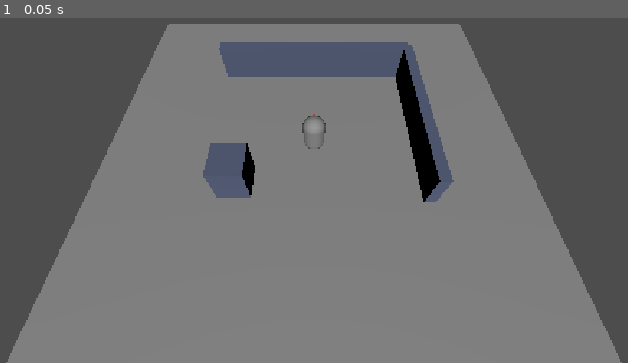
Above: before the commit, frame 1.
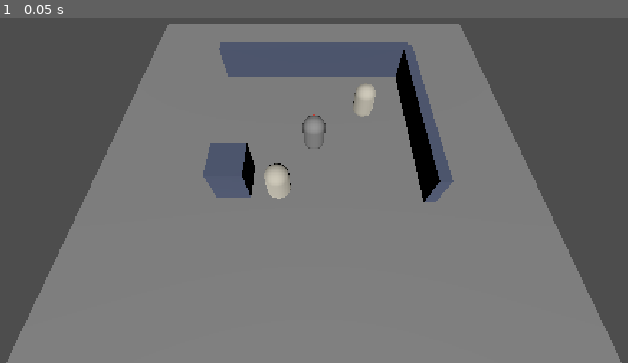
Above: after the commit, the same moment.

Repository: Tiago195/mbr
Game: Godot game, scene res://scenes/main.tscn
Two runs of this game, one before a commit and one after it. Both use one fixed random seed, a clock stepped at 60 frames per second and the inputs below.
Inputs:
- Up to frame 1 (0.05 s): no input

The runs differ from the first frame. In frame 1, 0.6% of the frame differs, in the area x 42-60%, y 19-53%.

Commit message:
Fase 2.3: vida, ataque básico e boneco de treino
Health fecha o motor de combate em core/ — é onde o resultado calculado
vira estado. O clamp em zero mora aqui e não no cálculo, para que
Damage continue devolvendo vida negativa e o sobrekill siga mensurável.

Combatant é componente, não classe base: o jogador é CharacterBody3D e o
boneco é StaticBody3D, e herança forçaria os dois a compartilhar um tipo
de corpo que não têm. Composição também é o que vai permitir dar combate
a mob, torre ou barril sem tocar em hierarquia.

Botão direito passa a decidir pelo que está sob o cursor: inimigo ataca,
chão anda — completando o mapeamento da decisão 7. A mira de ataque faz
raycast de física contra a camada 2; o movimento continua usando plano
matemático, que é mais barato e não depende de colisor no chão.

Corrige uma falha do arnês de teste: teste que estourava em tempo de
execução era contado como sucesso e a suíte saía com código 0. Agora
teste sem nenhuma asserção conta como falha. O estouro depois da primeira
asserção ainda escapa — documentado, com SCRIPT ERROR no console como
segunda linha de defesa.

Fases 1.2 e 1.3 validadas e marcadas como concluídas.

Co-Authored-By: Claude Opus 5 <noreply@anthropic.com>

Diff:
--- a/scenes/main.tscn
+++ b/scenes/main.tscn
@@ -1,7 +1,9 @@
-[gd_scene load_steps=16 format=3]
+[gd_scene load_steps=18 format=3]
 
 [ext_resource type="Script" path="res://scripts/gameplay/player.gd" id="1_player"]
 [ext_resource type="Script" path="res://scripts/gameplay/camera_rig.gd" id="2_camera"]
+[ext_resource type="Script" path="res://scripts/gameplay/combatant.gd" id="3_combatant"]
+[ext_resource type="PackedScene" path="res://scenes/training_dummy.tscn" id="4_dummy"]
 
 [sub_resource type="PlaneMesh" id="PlaneMesh_ground"]
 size = Vector2(20, 20)
@@ -83,6 +85,8 @@
 
 [node name="Player" type="CharacterBody3D" parent="."]
 transform = Transform3D(1, 0, 0, 0, 1, 0, 0, 0, 1, 0, 1, 0)
+collision_layer = 2
+collision_mask = 3
 script = ExtResource("1_player")
 
 [node name="MeshInstance3D" type="MeshInstance3D" parent="Player"]
@@ -96,6 +100,22 @@
 material_override = SubResource("StandardMaterial3D_front")
 mesh = SubResource("BoxMesh_front")
 
+[node name="Combatant" type="Node" parent="Player"]
+script = ExtResource("3_combatant")
+team = 0
+max_health = 600.0
+attack_damage = 60.0
+armor = 30.0
+attack_speed = 1.5
+attack_range = 2.5
+crit_chance = 0.25
+
+[node name="DummyNear" parent="." instance=ExtResource("4_dummy")]
+transform = Transform3D(1, 0, 0, 0, 1, 0, 0, 0, 1, 2.5, 1, -2)
+
+[node name="DummyFar" parent="." instance=ExtResource("4_dummy")]
+transform = Transform3D(1, 0, 0, 0, 1, 0, 0, 0, 1, -1.5, 1, 2.5)
+
 [node name="Camera3D" type="Camera3D" parent="."]
 transform = Transform3D(1, 0, 0, 0, 0.57357645, 0.81915206, 0, -0.81915206, 0.57357645, 0, 12, 8)
 script = ExtResource("2_camera")
--- /dev/null
+++ b/scenes/training_dummy.tscn
@@ -0,0 +1,30 @@
+[gd_scene load_steps=6 format=3]
+
+[ext_resource type="Script" path="res://scripts/gameplay/training_dummy.gd" id="1_dummy"]
+[ext_resource type="Script" path="res://scripts/gameplay/combatant.gd" id="2_combatant"]
+
+[sub_resource type="CapsuleMesh" id="CapsuleMesh_dummy"]
+
+[sub_resource type="CapsuleShape3D" id="CapsuleShape3D_dummy"]
+
+[sub_resource type="StandardMaterial3D" id="StandardMaterial3D_dummy"]
+albedo_color = Color(0.8, 0.78, 0.72, 1)
+
+[node name="TrainingDummy" type="StaticBody3D"]
+collision_layer = 2
+collision_mask = 1
+script = ExtResource("1_dummy")
+
+[node name="MeshInstance3D" type="MeshInstance3D" parent="."]
+material_override = SubResource("StandardMaterial3D_dummy")
+mesh = SubResource("CapsuleMesh_dummy")
+
+[node name="CollisionShape3D" type="CollisionShape3D" parent="."]
+shape = SubResource("CapsuleShape3D_dummy")
+
+[node name="Combatant" type="Node" parent="."]
+script = ExtResource("2_combatant")
+team = 1
+max_health = 300.0
+attack_damage = 0.0
+armor = 20.0
--- /dev/null
+++ b/scripts/core/combat/health.gd
@@ -0,0 +1,72 @@
+class_name Health
+extends RefCounted
+
+## Vida e escudo de um combatente — Fase 2.3.
+##
+## Continua em `core/`: emite sinal, não desenha. Quem observa decide o que
+## fazer na tela. Estende RefCounted, então roda em teste e no servidor
+## headless.
+##
+## `Damage.resolve()` calcula sem alterar nada; é aqui que o resultado vira
+## estado. A separação existe para o servidor poder resolver, validar e só
+## então aplicar.
+
+signal changed(current: float, maximum: float)
+signal died()
+
+var current: float = 0.0
+var shield: float = 0.0
+
+var _stats: Stats
+
+func _init(stats: Stats) -> void:
+	_stats = stats
+	current = maximum()
+
+func maximum() -> float:
+	return _stats.get_value(Stat.Id.MAX_HEALTH)
+
+func is_alive() -> bool:
+	return current > 0.0
+
+## 0.0 a 1.0. Serve para barra de vida e para IA decidir recuar.
+func fraction() -> float:
+	var max_value: float = maximum()
+	if max_value <= 0.0:
+		return 0.0
+	return clampf(current / max_value, 0.0, 1.0)
+
+## Aplica um resultado de dano já calculado.
+##
+## O clamp em zero mora aqui, não no cálculo: `Damage` devolve vida negativa
+## de propósito, para que sobrekill continue mensurável (útil para log de
+## combate e para efeitos de execução).
+func apply(result: DamageResult) -> void:
+	var was_alive: bool = is_alive()
+	shield = maxf(result.shield_after, 0.0)
+	current = maxf(result.health_after, 0.0)
+	changed.emit(current, maximum())
+	if was_alive and not is_alive():
+		died.emit()
+
+func heal(amount: float) -> float:
+	if amount <= 0.0 or not is_alive():
+		return 0.0
+	var before: float = current
+	current = minf(current + amount, maximum())
+	var healed: float = current - before
+	if healed > 0.0:
+		changed.emit(current, maximum())
+	return healed
+
+func add_shield(amount: float) -> void:
+	if amount <= 0.0:
+		return
+	shield += amount
+	changed.emit(current, maximum())
+
+## Devolve ao estado inicial. Usado pelo boneco de treino ao renascer.
+func reset() -> void:
+	current = maximum()
+	shield = 0.0
+	changed.emit(current, maximum())
--- /dev/null
+++ b/scripts/gameplay/combatant.gd
@@ -0,0 +1,120 @@
+class_name Combatant
+extends Node
+
+## Componente que dá atributos, vida e combate a um corpo — Fase 2.3.
+##
+## É um Node solto, filho do corpo, e não uma classe base: o jogador é
+## `CharacterBody3D` e o boneco de treino é `StaticBody3D`. Herança forçaria
+## os dois a compartilhar um tipo de corpo que não têm em comum. Composição
+## resolve, e é o que vai permitir dar combate a mob, torre ou barril.
+##
+## A lógica de verdade mora em `core/`; este nó só a conecta à árvore de cena.
+
+signal damaged(result: DamageResult)
+signal died()
+
+## Times diferentes são inimigos. 0 = jogador, 1 = hostil.
+@export var team: int = 0
+
+@export_group("Atributos base")
+@export var max_health: float = 600.0
+@export var attack_damage: float = 60.0
+@export var armor: float = 30.0
+@export var magic_resist: float = 30.0
+## Ataques por segundo.
+@export var attack_speed: float = 1.0
+## Distância máxima do ataque básico, em metros.
+@export var attack_range: float = 2.5
+@export_range(0.0, 1.0) var crit_chance: float = 0.0
+@export_range(0.0, 1.0) var lifesteal: float = 0.0
+
+var stats: Stats
+var health: Health
+
+func _ready() -> void:
+	stats = Stats.new()
+	stats.set_bases({
+		Stat.Id.MAX_HEALTH: max_health,
+		Stat.Id.ATTACK_DAMAGE: attack_damage,
+		Stat.Id.ARMOR: armor,
+		Stat.Id.MAGIC_RESIST: magic_resist,
+		Stat.Id.ATTACK_SPEED: attack_speed,
+		Stat.Id.ATTACK_RANGE: attack_range,
+		Stat.Id.CRIT_CHANCE: crit_chance,
+		Stat.Id.LIFESTEAL: lifesteal,
+	})
+	health = Health.new(stats)
+	health.died.connect(_on_died)
+
+## O corpo ao qual este componente está preso. É de onde sai a posição.
+func body() -> Node3D:
+	return get_parent() as Node3D
+
+func is_alive() -> bool:
+	return health != null and health.is_alive()
+
+func is_hostile_to(other: Combatant) -> bool:
+	return other != null and other.team != team
+
+## Distância no plano do chão. A altura é ignorada de propósito: alcance de
+## ataque num MOBA é medido no chão, senão um alvo em rampa ficaria fora de
+## alcance sem motivo visível.
+func ground_distance_to(other: Combatant) -> float:
+	var from: Node3D = body()
+	var to: Node3D = other.body()
+	if from == null or to == null:
+		return INF
+	var delta: Vector3 = to.global_position - from.global_position
+	delta.y = 0.0
+	return delta.length()
+
+## Ataque básico contra outro combatente. Devolve o resultado para quem quiser
+## desenhar número flutuante ou registrar log.
+func basic_attack(target: Combatant) -> DamageResult:
+	return target.receive_damage(
+		self,
+		stats.get_value(Stat.Id.ATTACK_DAMAGE),
+		Damage.Type.PHYSICAL,
+		Damage.Source.BASIC_ATTACK
+	)
+
+## Recebe dano. `attacker` pode ser nulo — dano de zona não tem dono.
+func receive_damage(
+		attacker: Combatant,
+		raw_damage: float,
+		type: Damage.Type,
+		source: Damage.Source
+) -> DamageResult:
+	var attacker_stats: Stats = attacker.stats if attacker != null else null
+	var result: DamageResult = Damage.resolve(
+		attacker_stats,
+		stats,
+		health.current,
+		health.shield,
+		raw_damage,
+		type,
+		source
+	)
+	health.apply(result)
+	if attacker != null and result.lifesteal_healed > 0.0:
+		attacker.health.heal(result.lifesteal_healed)
+	damaged.emit(result)
+	return result
+
+## Segundos entre ataques, derivado de `attack_speed`.
+func attack_interval() -> float:
+	var speed: float = stats.get_value(Stat.Id.ATTACK_SPEED)
+	return 1.0 / maxf(speed, 0.01)
+
+## Encontra o Combatant preso a um corpo. Devolve nulo se o corpo não for um
+## combatente — parede, chão.
+static func of(node: Node) -> Combatant:
+	if node == null:
+		return null
+	for child: Node in node.get_children():
+		if child is Combatant:
+			return child
+	return null
+
+func _on_died() -> void:
+	died.emit()
--- a/scripts/gameplay/player.gd
+++ b/scripts/gameplay/player.gd
@@ -1,52 +1,149 @@
 extends CharacterBody3D
 
-## Movimento por clique no chão — Fases 1.1 e 1.2.
+## Personagem jogável — Fases 1.1, 1.2 e 2.3.
 ##
-## Botão DIREITO move, seguindo o esquema do League of Legends. O esquerdo
-## fica reservado para seleção e UI. Ver decisão 7 em
-## `docs/02-decisoes-tecnicas.md`.
+## Botão DIREITO faz as duas coisas, conforme o que estiver embaixo do cursor:
+## em inimigo, ataca; em chão, anda. É o esquema do League of Legends
+## (decisão 7 em `docs/02-decisoes-tecnicas.md`). Manter pressionado repete a
+## decisão a cada tick, o que dá perseguição contínua.
 ##
-## Clicar define um destino; manter pressionado faz o personagem perseguir o
-## cursor continuamente.
-##
-## O clique vira um ponto do mundo por raycast contra um plano na altura do
-## personagem. A mesma conversão tela -> mundo será reusada pela mira de
-## habilidade na Fase 3 — lá disparada por tecla, não por clique.
+## O laço de ataque mora aqui, e não num lugar compartilhado, porque hoje só o
+## jogador ataca. Quando os mobs ganharem IA (Fase 6) ele sobe para um
+## componente — nesse momento o `Combatant` já tem tudo que ele precisa.
+
+## Camada de física dos combatentes. Ver as camadas em `main.tscn`.
+const TARGET_MASK: int = 2
+
+## Alcance do raycast de mira, em metros. Maior que a diagonal do mapa.
+const AIM_DISTANCE: float = 1000.0
 
 @export var speed: float = 5.0
 @export var arrival_threshold: float = 0.2
 
+@onready var _combatant: Combatant = $Combatant
+
 var target_position: Vector3
+
+var _target: Combatant = null
+var _attack_cooldown: float = 0.0
 
 func _ready() -> void:
 	target_position = global_position
 
 func _unhandled_input(event: InputEvent) -> void:
 	# O clique isolado é tratado aqui, e não só pelo estado do botão em
-	# `_physics_process`, para que um clique muito curto — mais rápido que um
-	# tick de física — não se perca.
+	# `_physics_process`, para que um clique mais curto que um tick de física
+	# não se perca.
 	if event is InputEventMouseButton \
 			and event.is_pressed() \
 			and event.button_index == MOUSE_BUTTON_RIGHT:
-		_aim_at_screen_point(event.position)
+		_command_at(event.position)
 
-func _physics_process(_delta: float) -> void:
-	# Botão segurado: o destino acompanha o cursor a cada tick.
+func _physics_process(delta: float) -> void:
+	_attack_cooldown = maxf(0.0, _attack_cooldown - delta)
+
+	# Botão segurado: a ordem é reavaliada a cada tick, seguindo o cursor.
 	if Input.is_mouse_button_pressed(MOUSE_BUTTON_RIGHT):
-		_aim_at_screen_point(get_viewport().get_mouse_position())
+		_command_at(get_viewport().get_mouse_position())
 
+	# Alvo que morreu deixa de ser alvo, senão o personagem fica batendo em
+	# cadáver.
+	if _target != null and not _target.is_alive():
+		_target = null
+		target_position = global_position
+
+	if _target != null:
+		_pursue_and_attack()
+	else:
+		_walk_to_target()
+
+	move_and_slide()
+
+# ---------------------------------------------------------------- comandos
+
+## Decide o que o botão direito significa neste ponto da tela.
+func _command_at(screen_point: Vector2) -> void:
+	var enemy: Combatant = _enemy_under(screen_point)
+	if enemy != null:
+		_target = enemy
+		return
+	_target = null
+	_aim_at_screen_point(screen_point)
+
+## Raycast de física contra a camada dos combatentes. Devolve nulo quando o
+## cursor não está sobre um inimigo vivo.
+func _enemy_under(screen_point: Vector2) -> Combatant:
+	var camera: Camera3D = get_viewport().get_camera_3d()
+	if camera == null:
+		return null
+
+	var from: Vector3 = camera.project_ray_origin(screen_point)
+	var to: Vector3 = from + camera.project_ray_normal(screen_point) * AIM_DISTANCE
+	var query := PhysicsRayQueryParameters3D.create(from, to, TARGET_MASK, [get_rid()])
+	var hit: Dictionary = get_world_3d().direct_space_state.intersect_ray(query)
+	if hit.is_empty():
+		return null
+
+	var found: Combatant = Combatant.of(hit["collider"] as Node)
+	if found == null or not found.is_alive():
+		return null
+	if not _combatant.is_hostile_to(found):
+		return null
+	return found
+
+# ---------------------------------------------------------------- movimento
+
+func _walk_to_target() -> void:
 	var to_target: Vector3 = target_position - global_position
 	to_target.y = 0.0
 	if to_target.length() > arrival_threshold:
 		velocity = to_target.normalized() * speed
-		look_at(global_position + to_target, Vector3.UP)
+		_face(to_target)
 	else:
 		velocity = Vector3.ZERO
-	move_and_slide()
+
+## Persegue até entrar no alcance, para, e bate no ritmo da velocidade de
+## ataque. Enquanto ataca, continua encarando o alvo.
+func _pursue_and_attack() -> void:
+	var enemy_body: Node3D = _target.body()
+	if enemy_body == null:
+		_target = null
+		return
+
+	var to_enemy: Vector3 = enemy_body.global_position - global_position
+	to_enemy.y = 0.0
+	_face(to_enemy)
+
+	if to_enemy.length() > _combatant.stats.get_value(Stat.Id.ATTACK_RANGE):
+		velocity = to_enemy.normalized() * speed
+		return
+
+	velocity = Vector3.ZERO
+	# Parou no alcance: o destino de caminhada vira o lugar atual, senão ao
+	# matar o alvo o personagem sairia andando para uma ordem antiga.
+	target_position = global_position
+
+	if _attack_cooldown <= 0.0:
+		_combatant.basic_attack(_target)
+		_attack_cooldown = _combatant.attack_interval()
+
+## `look_at` emite erro quando o alvo coincide com a própria posição.
+## Como `to_target.y` já foi zerado e o `up` é `Vector3.UP`, esta guarda de
+## comprimento é a única que falta.
+func _face(direction: Vector3) -> void:
+	if direction.length_squared() <= 0.000001:
+		return
+	look_at(global_position + direction, Vector3.UP)
+
+# ---------------------------------------------------------------- mira no chão
 
 ## Converte um ponto da tela no ponto correspondente do chão e o adota como
-## destino. Ignora silenciosamente cliques que não cruzam o plano — acontece
-## quando se mira acima da linha do horizonte.
+## destino. Ignora silenciosamente miras que não cruzam o plano — acontece ao
+## apontar acima da linha do horizonte.
+##
+## Este raycast é contra um plano matemático, não contra a física: é mais
+## barato e não depende de haver colisor no chão. A mira de habilidade da
+## Fase 3 reusa exatamente isto.
 func _aim_at_screen_point(screen_point: Vector2) -> void:
 	var camera: Camera3D = get_viewport().get_camera_3d()
 	if camera == null:
--- /dev/null
+++ b/scripts/gameplay/training_dummy.gd
@@ -0,0 +1,80 @@
+extends StaticBody3D
+
+## Boneco de treino — Fase 2.3.
+##
+## Existe para responder ao critério da fase: "consigo matar um boneco de
+## treino clicando nele?". Não ataca, não se move, não pensa.
+##
+## O retorno visual é deliberadamente cru — escurecer e sumir. Indicador de
+## verdade é Fase 3.4.
+
+## Segundos até renascer. <= 0 mantém morto até reiniciar a cena.
+## Existe para o teste ser repetível sem rodar o jogo de novo a cada morte.
+@export var respawn_delay: float = 4.0
+
+## Cor com vida cheia e cor à beira da morte.
+@export var healthy_color: Color = Color(0.80, 0.78, 0.72)
+@export var hurt_color: Color = Color(0.55, 0.10, 0.08)
+
+@onready var _combatant: Combatant = $Combatant
+@onready var _mesh: MeshInstance3D = $MeshInstance3D
+
+var _material: StandardMaterial3D
+var _respawn_timer: float = 0.0
+
+func _ready() -> void:
+	# Duplicar o material: sem isto, todos os bonecos compartilham a mesma
+	# instância e escurecem juntos quando um leva dano.
+	var source: Material = _mesh.material_override
+	if source is StandardMaterial3D:
+		_material = (source as StandardMaterial3D).duplicate()
+	else:
+		_material = StandardMaterial3D.new()
+	_mesh.material_override = _material
+
+	_combatant.damaged.connect(_on_damaged)
+	_combatant.health.changed.connect(_on_health_changed)
+	_combatant.died.connect(_on_died)
+	_refresh_color()
+
+func _process(delta: float) -> void:
+	if _respawn_timer <= 0.0:
+		return
+	_respawn_timer -= delta
+	if _respawn_timer <= 0.0:
+		_respawn()
+
+func _on_damaged(result: DamageResult) -> void:
+	# Console em vez de número flutuante: nesta fase o que importa é conferir
+	# que a fórmula está sendo exercida com os valores certos.
+	print("[dummy] -%.1f%s  vida %.1f/%.1f%s" % [
+		result.damage_to_health,
+		" CRIT" if result.was_critical else "",
+		_combatant.health.current,
+		_combatant.health.maximum(),
+		"  MORREU" if result.killed else "",
+	])
+
+func _on_health_changed(_current: float, _maximum: float) -> void:
+	_refresh_color()
+
+func _on_died() -> void:
+	visible = false
+	# Sai da camada de colisão para não bloquear passagem nem ser mirado
+	# enquanto está morto.
+	collision_layer = 0
+	if respawn_delay > 0.0:
+		_respawn_timer = respawn_delay
+
+func _respawn() -> void:
+	_combatant.health.reset()
+	collision_layer = 2
+	visible = true
+	print("[dummy] renasceu")
+
+func _refresh_color() -> void:
+	if _material == null:
+		return
+	_material.albedo_color = hurt_color.lerp(
+		healthy_color, _combatant.health.fraction()
+	)
--- a/tests/run_tests.gd
+++ b/tests/run_tests.gd
@@ -11,6 +11,7 @@
 const SUITES: Array[String] = [
 	"res://tests/test_stats.gd",
 	"res://tests/test_damage.gd",
+	"res://tests/test_health.gd",
 ]
 
 func _init() -> void:
--- a/tests/test_case.gd
+++ b/tests/test_case.gd
@@ -31,7 +31,19 @@
 		seen[method_name] = true
 		_current = method_name
 		count += 1
+
+		var before: int = _assertions
 		call(method_name)
+		# GDScript não deixa capturar erro de execução: `call()` volta
+		# normalmente mesmo quando o método estourou no meio. Um teste que não
+		# registrou nenhuma asserção ou está vazio, ou morreu antes da
+		# primeira — nos dois casos, é falha.
+		#
+		# LIMITE CONHECIDO: um estouro DEPOIS da primeira asserção ainda passa
+		# despercebido aqui. O console mostra "SCRIPT ERROR"; por isso o
+		# comando de teste em CLAUDE.md também falha se essa string aparecer.
+		if _assertions == before:
+			_fail("nenhuma asserção registrada — teste vazio ou erro em tempo de execução (procure SCRIPT ERROR no console)")
 	return {
 		"suite": _suite_name(),
 		"tests": count,
--- /dev/null
+++ b/tests/test_health.gd
@@ -0,0 +1,114 @@
+extends TestCase
+
+## Fase 2.3 — vida, escudo e morte.
+##
+## A integração com o personagem exige olho humano, mas a máquina de estado da
+## vida é lógica pura e cabe aqui.
+
+func _health(max_health: float = 100.0, armor: float = 0.0) -> Health:
+	var stats := Stats.new()
+	stats.set_bases({Stat.Id.MAX_HEALTH: max_health, Stat.Id.ARMOR: armor})
+	return Health.new(stats)
+
+func _hit(health: Health, amount: float) -> DamageResult:
+	var result := Damage.resolve(
+		null, Stats.new(), health.current, health.shield,
+		amount, Damage.Type.TRUE, Damage.Source.ENVIRONMENT
+	)
+	health.apply(result)
+	return result
+
+func test_nasce_com_a_vida_cheia() -> void:
+	var health := _health(750.0)
+	assert_almost_eq(health.current, 750.0)
+	assert_almost_eq(health.fraction(), 1.0)
+	assert_true(health.is_alive())
+
+func test_dano_reduz_a_vida() -> void:
+	var health := _health(100.0)
+	_hit(health, 30.0)
+	assert_almost_eq(health.current, 70.0)
+	assert_almost_eq(health.fraction(), 0.7)
+	assert_true(health.is_alive())
+
+func test_vida_nunca_fica_negativa() -> void:
+	# `Damage` devolve vida negativa de propósito; o clamp mora aqui.
+	var health := _health(100.0)
+	var result := _hit(health, 500.0)
+	assert_almost_eq(result.health_after, -400.0, "o cálculo mantém o sobrekill")
+	assert_almost_eq(health.current, 0.0, "o estado clampa")
+	assert_false(health.is_alive())
+
+func test_sinal_de_morte_dispara_uma_vez_so() -> void:
+	var health := _health(100.0)
+	var mortes: Array[int] = []
+	health.died.connect(func() -> void: mortes.append(1))
+
+	_hit(health, 100.0)
+	assert_eq(mortes.size(), 1, "morreu")
+
+	_hit(health, 50.0)
+	assert_eq(mortes.size(), 1, "bater em cadáver não mata de novo")
+
+func test_sinal_de_mudanca_carrega_os_valores() -> void:
+	var health := _health(200.0)
+	var recebido: Array[float] = []
+	# `recebido.append(...)` e não `recebido = [...]`: a lambda captura a
+	# variável por valor, então reatribuir dentro dela não sai para fora.
+	# Mutar o array funciona porque a referência é a mesma.
+	health.changed.connect(
+		func(current: float, maximum: float) -> void:
+			recebido.append(current)
+			recebido.append(maximum)
+	)
+	_hit(health, 50.0)
+	assert_eq(recebido.size(), 2, "o sinal chegou")
+	assert_almost_eq(recebido[0], 150.0)
+	assert_almost_eq(recebido[1], 200.0)
+
+func test_escudo_absorve_antes_da_vida() -> void:
+	var health := _health(100.0)
+	health.add_shield(40.0)
+	_hit(health, 30.0)
+	assert_almost_eq(health.shield, 10.0)
+	assert_almost_eq(health.current, 100.0, "vida intacta")
+
+func test_cura_nao_passa_do_maximo() -> void:
+	var health := _health(100.0)
+	_hit(health, 30.0)
+	var curado: float = health.heal(100.0)
+	assert_almost_eq(curado, 30.0, "curou só o que faltava")
+	assert_almost_eq(health.current, 100.0)
+
+func test_cura_em_morto_nao_ressuscita() -> void:
+	var health := _health(100.0)
+	_hit(health, 200.0)
+	var curado: float = health.heal(50.0)
+	assert_almost_eq(curado, 0.0)
+	assert_false(health.is_alive(), "ressurreição é efeito próprio, não cura")
+
+func test_reset_devolve_ao_estado_inicial() -> void:
+	var health := _health(300.0)
+	health.add_shield(50.0)
+	_hit(health, 400.0)
+	assert_false(health.is_alive())
+
+	health.reset()
+	assert_true(health.is_alive())
+	assert_almost_eq(health.current, 300.0)
+	assert_almost_eq(health.shield, 0.0, "escudo não sobrevive ao renascimento")
+
+func test_maximo_acompanha_modificador_de_atributo() -> void:
+	var stats := Stats.new()
+	stats.set_base(Stat.Id.MAX_HEALTH, 100.0)
+	var health := Health.new(stats)
+
+	stats.add_modifier(StatModifier.new(
+		Stat.Id.MAX_HEALTH, StatModifier.Kind.FLAT, 100.0, &"item:vitalidade"
+	))
+	assert_almost_eq(health.maximum(), 200.0, "equipar item aumenta o teto")
+	assert_almost_eq(health.fraction(), 0.5, "a vida atual não sobe junto")
+
+	stats.remove_source(&"item:vitalidade")
+	assert_almost_eq(health.maximum(), 100.0)
+	assert_almost_eq(health.fraction(), 1.0)
Not shown, added: scripts/core/combat/health.gd.uid
Not shown, added: scripts/gameplay/combatant.gd.uid
Not shown, added: scripts/gameplay/training_dummy.gd.uid
Not shown, added: tests/test_health.gd.uid
Not shown, changed: CLAUDE.md
Not shown, changed: docs/04-roadmap.md
